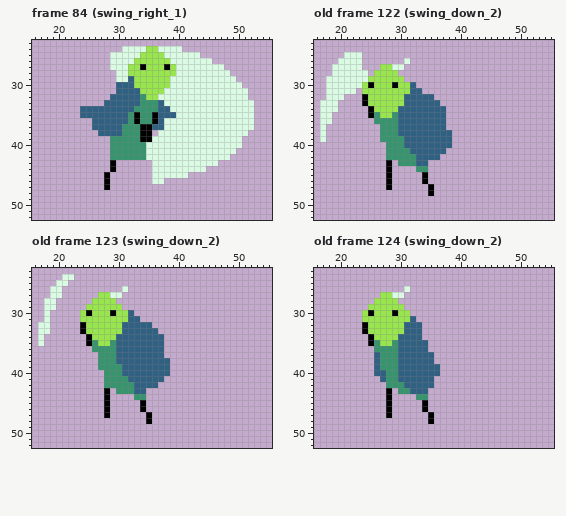
Pixel-art file: scenes/player/player.aseprite. That is the earlier state.
64x64 pixels, 174 frames. Shown: frame 84 (swing_right_1): x 16..55, y 23..52; old frame 122 (swing_down_2): x 16..55, y 23..52; old frame 123 (swing_down_2): x 16..55, y 23..52; old frame 124 (swing_down_2): x 16..55, y 23..52. The commit also changed other frames, which this record leaves out.
And afterwards:
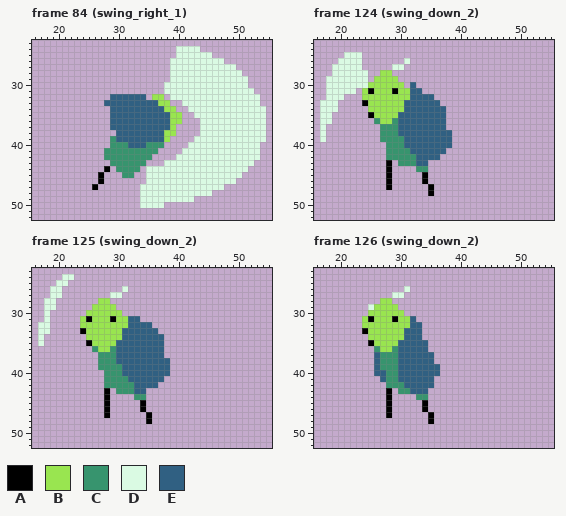
Palette (. is transparent): A #000000  B #99e550  C #37946e  D #dafae3  E #306082
The commit says: Redo swing right animations, fix statuette bug
What changed:
frames 174 -> 176
Changed rows in their new state; - is an unchanged pixel.
Frame 84 (swing_right_1):
first column x 24:
24 -------.........-DDD-----------
25 -----...........----DD---------
26 -----..........-------DD-------
27 -----..........D--------DD-----
28 ------.........D---------DD----
29 ------.........-----------DD---
30 ------........D------------D---
31 ------........--------------D--
32 ----------E.-B.-------------DD-
33 ----------EEEBB..------------D-
34 .....----EEEE-BB..-----------DD
35 .....---EEEEE--BB..----------DD
36 --...---EEEEE-EBB...---------DD
37 --...--EEEEE--EB....---------DD
38 ---...-EEEEEEEBB....--------DDD
39 ------EEEEEEEEB....--------DDDD
40 --------EEECCC....---------DDD-
41 ----C------CC....---------DDDD-
42 ----C------C....---------DDDDD-
43 -----CCCCCC-..---------DDDDDD--
44 ----A.CCCC-D---------DDDDDDD---
45 ---A.--CC--D------DDDDDDDDD----
46 ---A.------D--DDDDDDDDDDDD-----
47 --A-.-----DDDDDDDDDDDDDD-------
48 ----------DDDDDDDDDDDD---------
49 ----------DDDDDDDDD------------
50 ----------DDDD-----------------
Frame 124 (swing_down_2) against old frame 122 (swing_down_2), layer "Head":
first column x 24:
27 ---..---
28 --.--.--
29 -.----.-
30 DB---B-.
31 -A---A--
32 B------B
34 -B----B-
35 --B--B--
36 ---BB---
Frame 125 (swing_down_2) against old frame 123 (swing_down_2), layers "Head", "Cloak":
first column x 24:
27 ---..----
28 --.--.---
29 -.----.--
30 .B---B-..
31 -A---A---
32 B------B-
34 -B----B--
35 --B--B---
36 ---BB----
Frame 126 (swing_down_2) against old frame 124 (swing_down_2), layer "Head":
first column x 24:
27 ---..---
28 --.--.--
29 -D----.-
30 .B---B-.
31 -A---A--
32 B------B
34 -B----B-
35 --B--B--
36 ---BB---
Pixel boxes of the changes (left, top, right, bottom) in both pictures:
changed: (80, 46, 266, 208)
changed: (362, 64, 410, 124)
changed: (80, 292, 134, 352)
changed: (362, 292, 410, 352)
